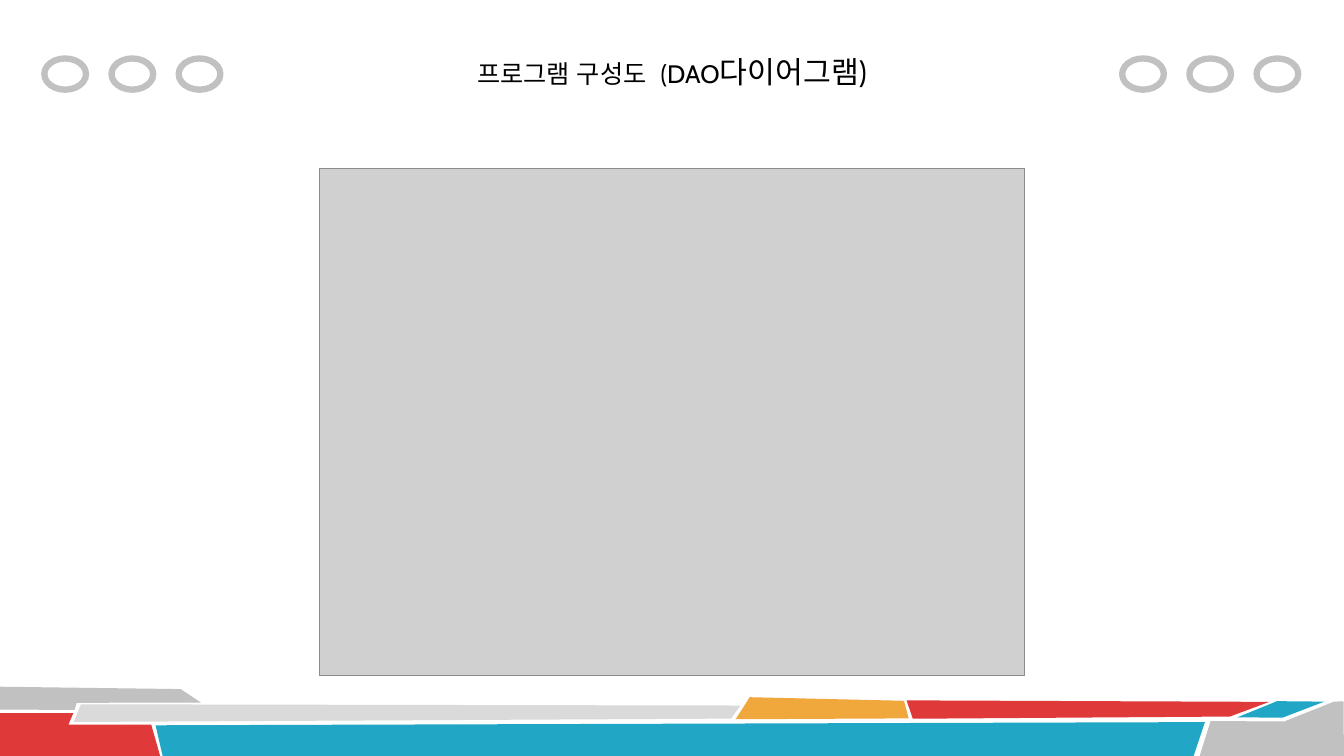
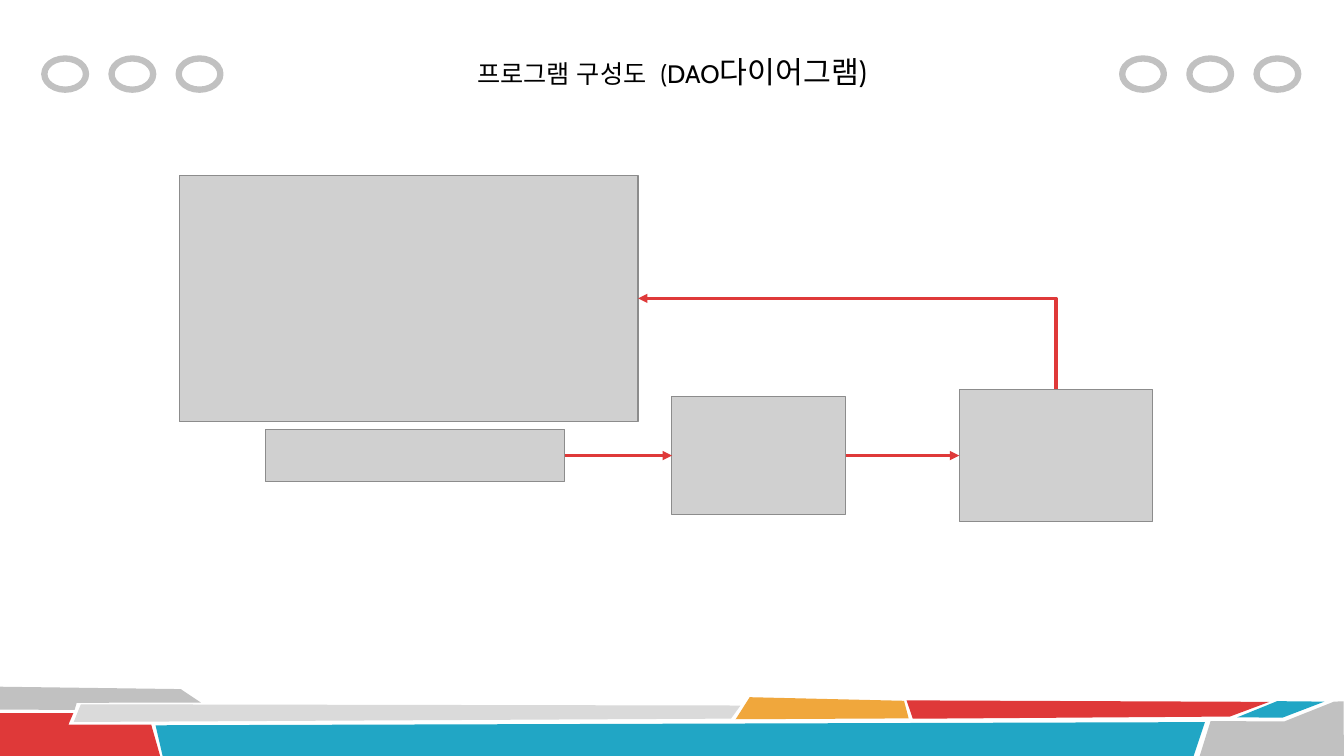
Before and after one commit to shinws9090/shin_student2, a slide deck: slide 6 of document/학생 관리 프로그램2.pptx. Drawn at 1344x756 pixels with LibreOffice and Linux fonts; fonts in the diff are those of the drawing; grey boxes stand for pictures. Boxes give left, top, right and bottom in pixels: in the first picture for what was removed or moved away, otherwise in the second. Text is boxed around its words. In the diff, an @@ line names an element or a change of style, - is before the commit and + after.

```diff
--- a/document/학생 관리 프로그램2.pptx
+++ b/document/학생 관리 프로그램2.pptx
@@ picture added at [179,175,638,422] @@
@@ elbow arrow added from (1057, 389) to (638, 298), #DF3939 2.25 pt @@
@@ picture added at [960,389,1153,521] @@
@@ picture: place and size @@
-picture at [320,168,1025,676]
+picture at [673,397,846,515]
@@ picture added at [265,430,565,482] @@
@@ arrow added from (565, 456) to (673, 456), #DF3939 2.25 pt @@
@@ arrow added from (846, 456) to (960, 456), #DF3939 2.25 pt @@
```
Also in this commit, not shown: 4 other slides changed, 4 slides added, 1 slide removed.
